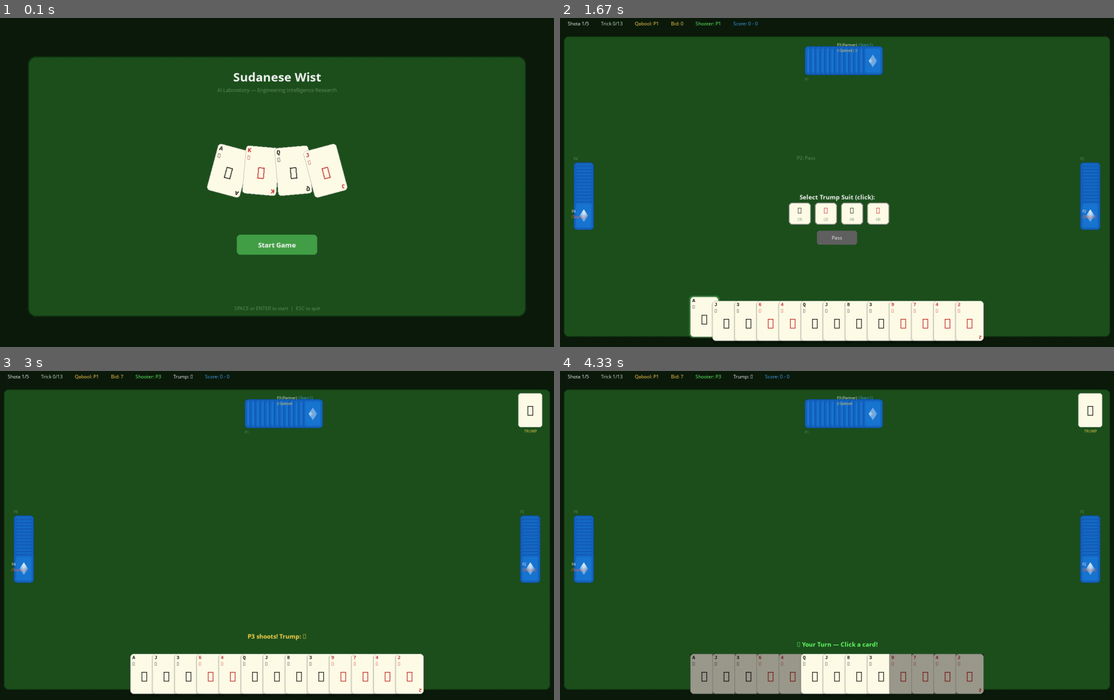
Above: before the commit, frames 1-4 (two rows, left to right).
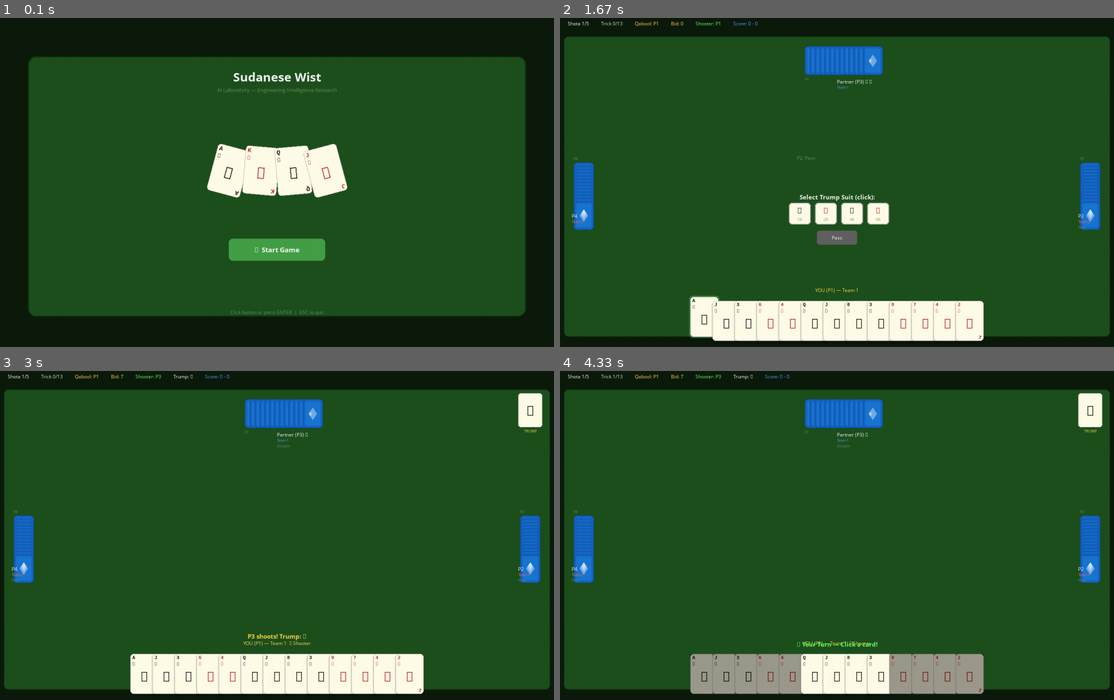
Above: after the commit, the same moments.

Repository: aamagzoub/engineering-intelligence
Game: pygame game, started from gui_pygame/main.py
Same seed, same stepped clock (60 frames per second), same inputs: the game is played once before the commit and once after it.
Inputs (mouse positions are in pixels of both pictures, inside the frame that each line leads up to):
- Up to frame 1 (0.1 s): no input
- Up to frame 2 (1.67 s): tap Enter at 0.33 s; click (842, 208) at 0.72 s; click (704, 320) at 1.05 s; tap Space at 1.33 s
- Up to frame 3 (3 s): click (77, 528) at 1.72 s; click (282, 574) at 2.05 s; click (260, 482) at 2.38 s; click (199, 469) at 2.72 s
- Up to frame 4 (4.33 s): click (1036, 604) at 4.05 s

The runs differ from the first frame. In frame 1, 0.9% of the frame differs, in the area x 41-59%, y 65-91%; in frame 2, 0.2%; in frame 3, 0.3%; in frame 4, 0.2%.

Commit message:
feat: Clickable Start button, improved labels with bids and roles

Diff:
--- a/gui_pygame/game_screen.py
+++ b/gui_pygame/game_screen.py
@@ -671,42 +671,54 @@
 
     def _render_player_labels(self, cx, cy):
         """Render player names, teams, and role indicators."""
-        # Player positions and info.
-        players_info = [
-            (0, cx, 65, "P3 (Partner)", "Team 1", True),    # Top
-            (3, 40, cy + 55, "P4", "Team 2", False),        # Left
-            (1, SCREEN_WIDTH - 90, cy + 55, "P2", "Team 2", False),  # Right
+        # Player positions: (pid, x, y, name, team, align).
+        labels = [
+            (0, cx, 155, "Partner (P3)", "Team 1"),      # Top (below cards)
+            (3, 40, cy + 65, "P4", "Team 2"),            # Left (below cards)
+            (1, SCREEN_WIDTH - 100, cy + 65, "P2", "Team 2"),  # Right
         ]
 
-        for pid, x, y, name, team, is_top in players_info:
-            # Role indicator.
-            role = ""
-            role_color = TEXT_DIM
+        for pid, x, y, name, team in labels:
+            # Role.
+            role_parts = []
             if pid == self.qabool_id:
-                role = "👑 Qabool"
-                role_color = TEXT_GOLD
+                role_parts.append("👑")
             if pid == self.shooter_id:
-                role = "🎯 Shooter" if not role else role + " | 🎯"
-                role_color = TEXT_GREEN if pid != self.qabool_id else TEXT_GOLD
-
-            # Team color.
+                role_parts.append("🎯")
+            role = " ".join(role_parts)
+
+            # Team color badge.
             team_color = TEAM1_BLUE if "1" in team else TEAM2_ORANGE
 
-            # Name.
-            name_surf = self.fonts["small"].render(name, True, TEXT_WHITE)
-            team_surf = self.fonts["small"].render(f"({team})", True, team_color)
-
-            if is_top:
-                self.screen.blit(name_surf, (x, y))
-                self.screen.blit(team_surf, (x + name_surf.get_width() + 4, y))
-            else:
-                self.screen.blit(name_surf, (x, y))
-                self.screen.blit(team_surf, (x, y + 14))
-
-            # Role below.
-            if role:
-                role_surf = self.fonts["small"].render(role, True, role_color)
-                self.screen.blit(role_surf, (x, y + (14 if is_top else 28)))
+            # Render name + role.
+            name_surf = self.fonts["medium"].render(f"{name} {role}", True, TEXT_WHITE)
+            self.screen.blit(name_surf, (x, y))
+
+            # Team indicator (small colored dot + text).
+            team_surf = self.fonts["small"].render(team, True, team_color)
+            self.screen.blit(team_surf, (x, y + 16))
+
+            # Bid display (if available).
+            bid_text = self._player_bids_display.get(pid, "") if hasattr(self, "_player_bids_display") else ""
+            if bid_text:
+                bid_color = TEXT_GOLD if "Bid" in bid_text else TEXT_DIM
+                bid_surf = self.fonts["small"].render(bid_text, True, bid_color)
+                self.screen.blit(bid_surf, (x, y + 30))
+
+        # Human label (bottom).
+        human_y = SCREEN_HEIGHT - CARD_HEIGHT - 75
+        role_parts = []
+        if HUMAN_ID == self.qabool_id:
+            role_parts.append("👑 Qabool")
+        if HUMAN_ID == self.shooter_id:
+            role_parts.append("🎯 Shooter")
+        role = " | ".join(role_parts)
+
+        you_text = f"YOU (P1) — Team 1"
+        if role:
+            you_text += f"  {role}"
+        you_surf = self.fonts["medium"].render(you_text, True, TEXT_GOLD)
+        self.screen.blit(you_surf, you_surf.get_rect(centerx=cx, y=human_y))
 
     def _render_tricks_won(self, cx, cy):
         """Render won tricks as small face-down piles near each team."""
--- a/gui_pygame/main.py
+++ b/gui_pygame/main.py
@@ -62,11 +62,24 @@
                         self.state = "menu"
                 elif event.key == pygame.K_SPACE or event.key == pygame.K_RETURN:
                     if self.state == "menu":
-                        self.state = "playing"
-                        self.game_screen.start_game()
+                        self._start_playing()
+
+            elif event.type == pygame.MOUSEBUTTONDOWN and event.button == 1:
+                if self.state == "menu":
+                    # Check Start Game button click.
+                    cx = SCREEN_WIDTH // 2
+                    cy = SCREEN_HEIGHT // 2
+                    btn_rect = pygame.Rect(cx - 120, cy + 130, 240, 55)
+                    if btn_rect.collidepoint(event.pos):
+                        self._start_playing()
 
             if self.state == "playing":
                 self.game_screen.handle_event(event)
+
+    def _start_playing(self):
+        """Start the game from menu."""
+        self.state = "playing"
+        self.game_screen.start_game()
 
     def _update(self):
         if self.state == "playing":
@@ -105,15 +118,20 @@
             y = cy - 40 - rotated.get_height() // 2
             self.screen.blit(rotated, (x, y))
 
-        # Start button area.
-        btn_rect = pygame.Rect(cx - 100, cy + 120, 200, 50)
-        pygame.draw.rect(self.screen, BUTTON_GREEN, btn_rect, border_radius=8)
-        btn_text = self.fonts["large"].render("Start Game", True, TEXT_WHITE)
+        # Start button with hover.
+        btn_rect = pygame.Rect(cx - 120, cy + 130, 240, 55)
+        mx, my = pygame.mouse.get_pos()
+        hover = btn_rect.collidepoint(mx, my)
+        bg = (56, 142, 60) if hover else BUTTON_GREEN
+        pygame.draw.rect(self.screen, bg, btn_rect, border_radius=10)
+        if hover:
+            pygame.draw.rect(self.screen, (100, 200, 100), btn_rect, width=2, border_radius=10)
+        btn_text = self.fonts["large"].render("▶  Start Game", True, TEXT_WHITE)
         self.screen.blit(btn_text, btn_text.get_rect(center=btn_rect.center))
 
         # Instructions.
-        inst = self.fonts["medium"].render("SPACE or ENTER to start  |  ESC to quit", True, TEXT_DIM)
-        self.screen.blit(inst, inst.get_rect(centerx=cx, y=SCREEN_HEIGHT - 130))
+        inst = self.fonts["medium"].render("Click button or press ENTER  |  ESC to quit", True, TEXT_DIM)
+        self.screen.blit(inst, inst.get_rect(centerx=cx, y=SCREEN_HEIGHT - 120))
 
 
 if __name__ == "__main__":
